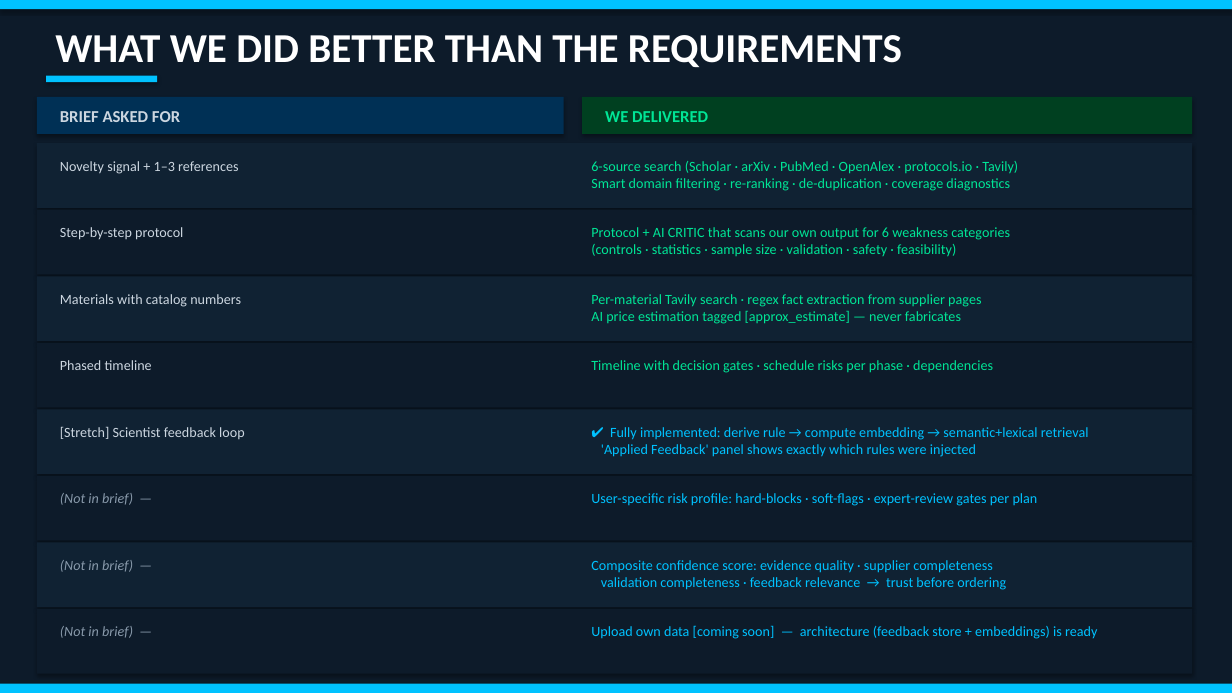
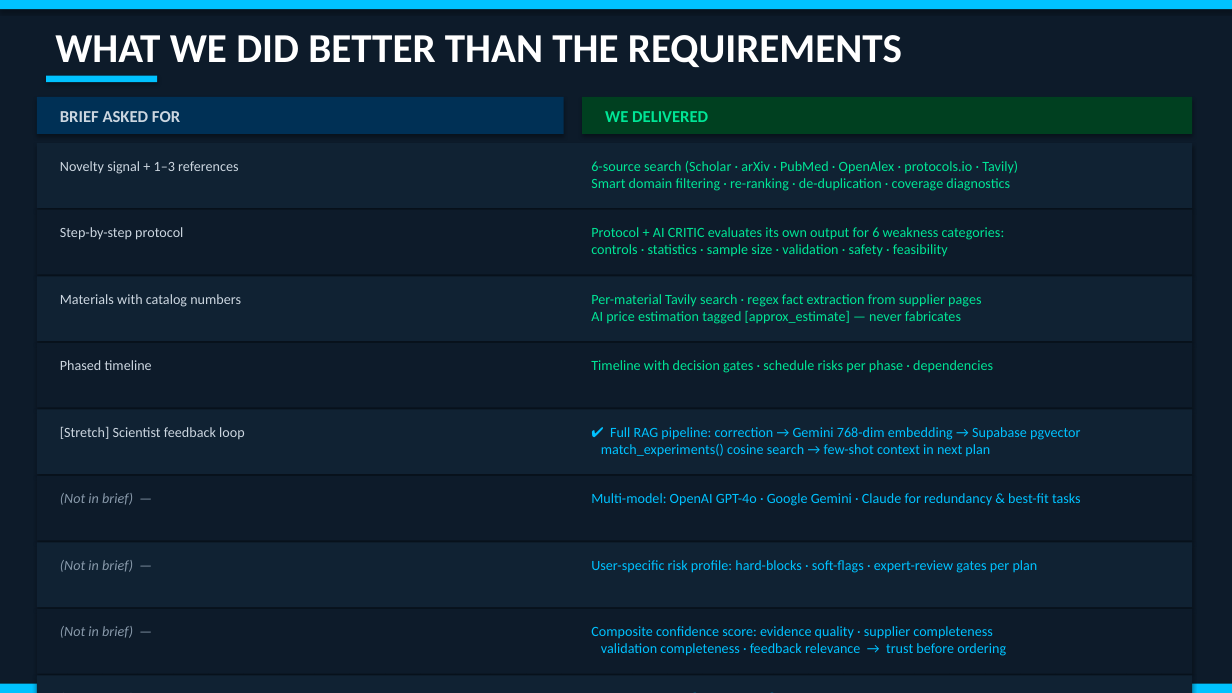
Before and after one commit to fescofesco/Skill4People, a slide deck: slide 5 of presentation/GF_sh_AI_scientist_Deck.pptx. Drawn at 1232x693 pixels with LibreOffice and Linux fonts; fonts in the diff are those of the drawing. Boxes give left, top, right and bottom in pixels: in the first picture for what was removed or moved away, otherwise in the second. Text is boxed around its words. In the diff, an @@ line names an element or a change of style, - is before the commit and + after.

```diff
--- a/presentation/GF_sh_AI_scientist_Deck.pptx
+++ b/presentation/GF_sh_AI_scientist_Deck.pptx
@@ text at (591, 227, 1005, 257): text changed @@
-Protocol + AI CRITIC that scans our own output for 6 weakness categories
-(controls · statistics · sample size · validation · safety · feasibility)
+Protocol + AI CRITIC evaluates its own output for 6 weakness categories:
+controls · statistics · sample size · validation · safety · feasibility
@@ text at (601, 427, 1080, 457): text changed @@
-✔ Fully implemented: derive rule → compute embedding → semantic+lexical retrieval
-'Applied Feedback' panel shows exactly which rules were injected
+✔ Full RAG pipeline: correction → Gemini 768-dim embedding → Supabase pgvector
+match_experiments() cosine search → few-shot context in next plan
@@ text added at (591, 493, 1081, 506), 11 pt, text #00C2FF @@
+Multi-model: OpenAI GPT-4o · Google Gemini · Claude for redundancy & best-fit tasks
@@ text "User-specific risk profile: hard-blocks · ...": place and size @@
-text "User-specific risk profile: hard-blocks · ..." at (591, 493, 1038, 506)
+text "User-specific risk profile: hard-blocks · ..." at (591, 560, 1038, 573)
@@ text "Composite confidence score: evidence quality ...": place and size @@
-text "Composite confidence score: evidence quality ..." at (591, 560, 1006, 590)
+text "Composite confidence score: evidence quality ..." at (591, 626, 1006, 656)
@@ text at (591, 625, 1097, 639): text changed @@
-Upload own data [coming soon] — architecture (feedback store + embeddings) is ready
+Upload own data [coming soon] — Supabase schema + embedding store already in place
@@ rectangle added at (37, 676, 1192, 693), fill #102233 @@
```
Also in this commit, not shown: 2 other slides changed, 4 other files.
